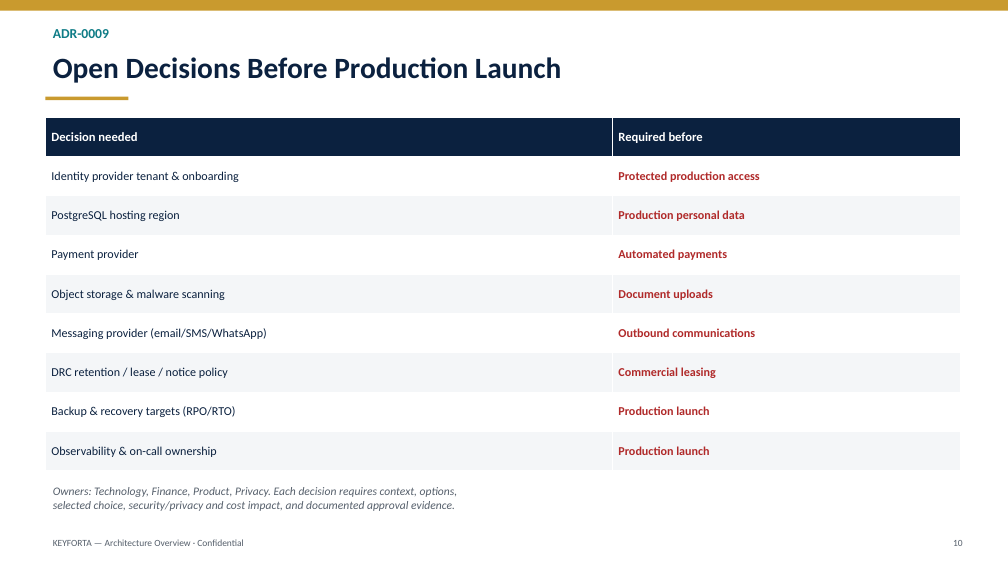
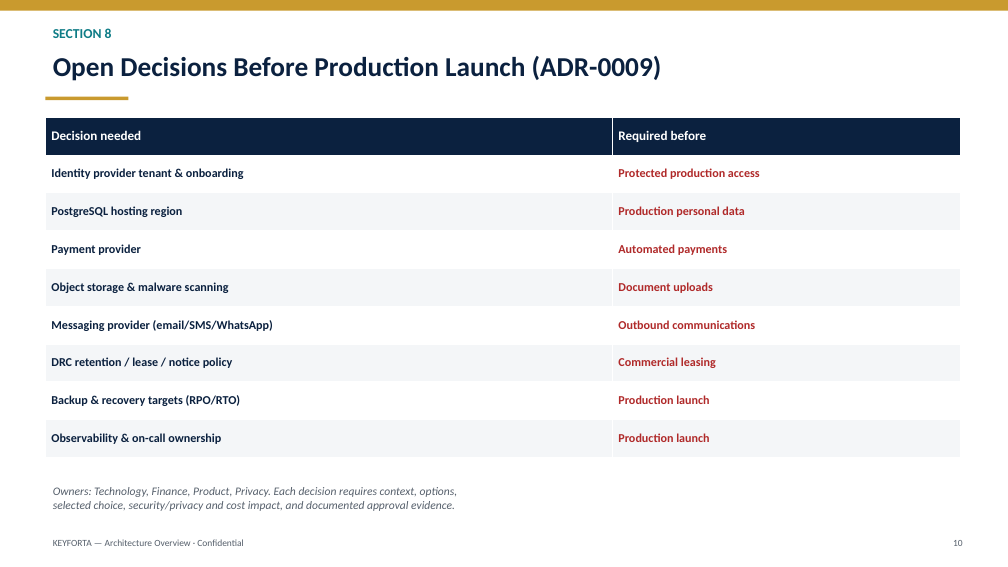
Before and after one commit to keyforta/keyforta-property, a slide deck: slide 10 of docs/architecture/presentations/keyforta-architecture-overview.pptx. Drawn at 1008x567 pixels with LibreOffice and Linux fonts; fonts in the diff are those of the drawing. Boxes give left, top, right and bottom in pixels: in the first picture for what was removed or moved away, otherwise in the second. Text is boxed around its words. In the diff, an @@ line names an element or a change of style, - is before the commit and + after.

```diff
--- a/docs/architecture/presentations/keyforta-architecture-overview.pptx
+++ b/docs/architecture/presentations/keyforta-architecture-overview.pptx
@@ text at box(53, 28, 112, 38): text changed @@
-ADR-0009
+SECTION 8
@@ text at box(53, 56, 662, 81): text changed; size 28 to 26 pt @@
-Open Decisions Before Production Launch
+Open Decisions Before Production Launch (ADR-0009)
@@ table at box(45, 117, 960, 457) @@
@@ size 12 to 12.5 pt in "Decision needed", "Required before" @@
@@ bold on in "Identity provider tenant & onboarding", "PostgreSQL hosting region", "Payment provider", "Object storage & malware scanning" and 4 more places @@
```
Also in this commit, not shown: 9 other slides changed, 3 slides added, 1 other file.
